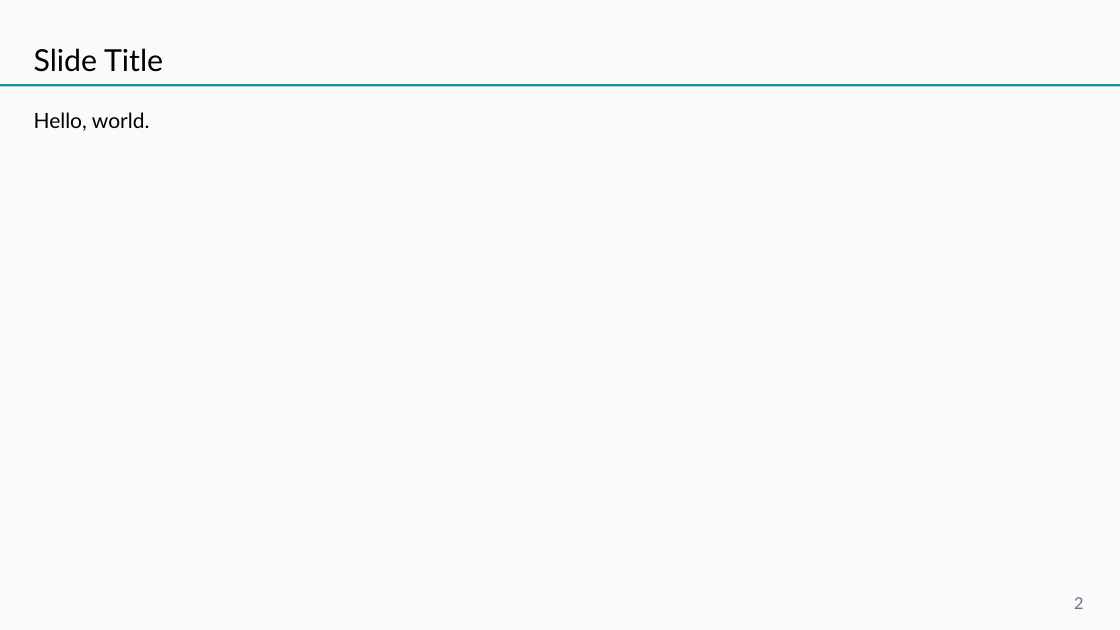
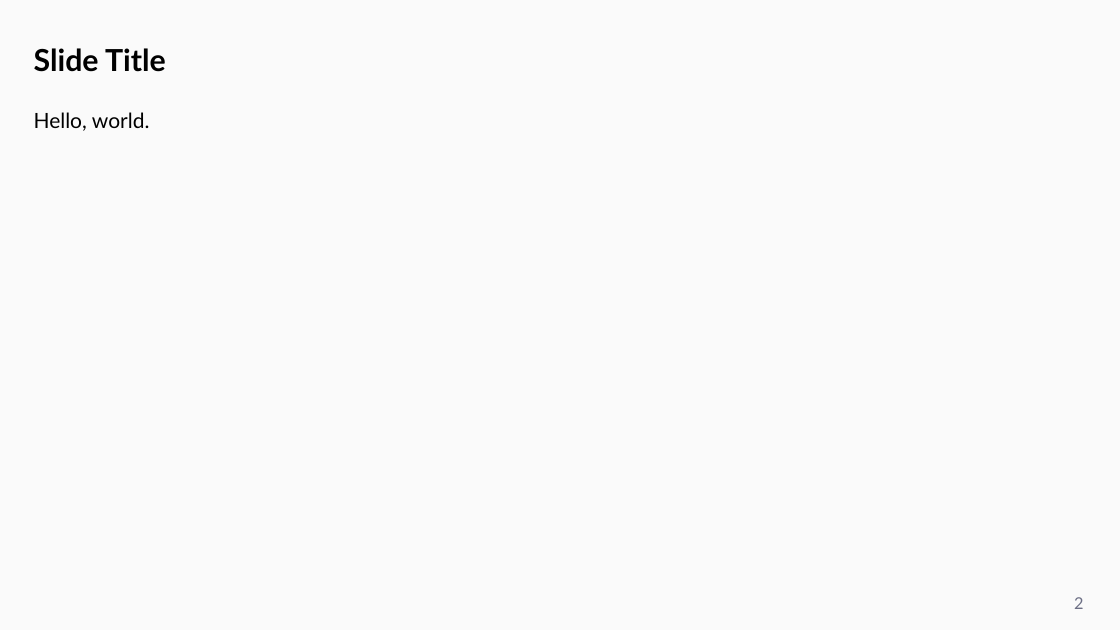
Before and after one commit to gael-close/quarto-tech-memo, a slide deck: slide 2 of _extensions/slides-pptx/template.pptx. Drawn at 1120x630 pixels with LibreOffice and Linux fonts; fonts in the diff are those of the drawing. Boxes give left, top, right and bottom in pixels: in the first picture for what was removed or moved away, otherwise in the second. Text is boxed around its words. In the diff, an @@ line names an element or a change of style, - is before the commit and + after.

Commit message:
✨ Bold slide titles and remove title rule in all slide formats
Regenerate slide and example outputs.

```diff
--- a/_extensions/slides-pptx/template.pptx
+++ b/_extensions/slides-pptx/template.pptx
@@ title "Slide Title" at (x1=34, y1=48, x2=166, y2=72): bold on @@
@@ rectangle removed at (x1=0, y1=84, x2=1120, y2=87) @@
```
Also in this commit, not shown: 2 other slides changed, 13 other files.
